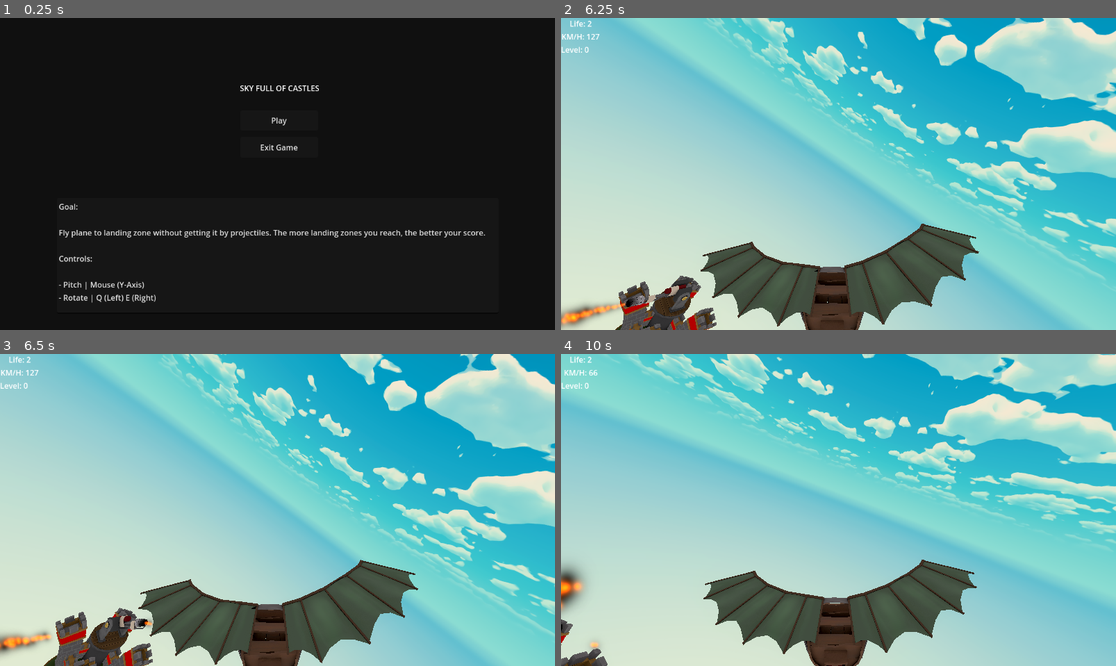
Above: before the commit, frames 1-4 (two rows, left to right).
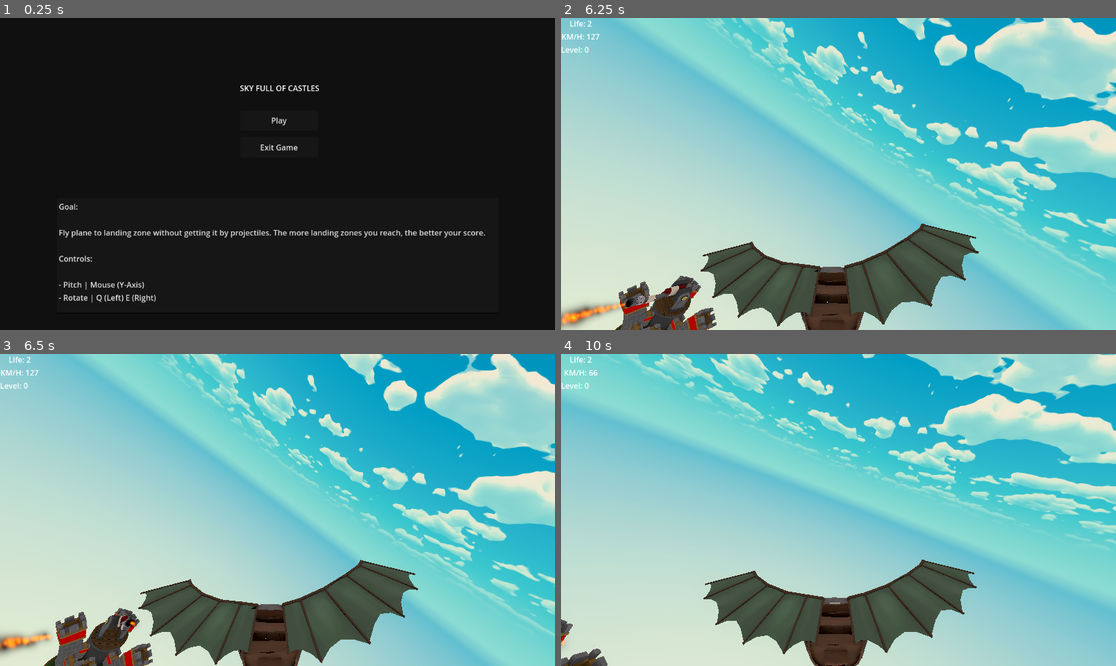
Above: after the commit, the same moments.

Repository: SimDubz/godot_gamejam_01
Game: Godot game, scene res://scenes/main_menu.tscn
The game is run twice, just before and just after one commit, with the same random seed, the same clock (stepped at 60 frames per second) and the same inputs.
Inputs (mouse positions are in pixels of both pictures, inside the frame that each line leads up to):
- Up to frame 1 (0.25 s): no input
- Up to frame 2 (6.25 s): click "Play" at 0.5 s; tap Enter (ui_accept) at 1.25, 1.52, 2.27, 3.77, 4.52, 5.27 s; move the mouse to (866, 174) at 1.27 s; hold E (rotate_right) 1.28-2.03 s; move the mouse to (810, 174) at 2.02 s; hold Q (rotate_left) 2.03-2.78 s; move the mouse to (849, 167) at 2.77 s; hold E (rotate_right) 2.78-4.28 s; move the mouse to (832, 180) at 3.52 s; move the mouse to (877, 177) at 4.27 s; hold Q (rotate_left) from 4.28 s (still down); move the mouse to (794, 170) at 5.02 s; move the mouse to (844, 174) at 5.77 s
- Up to frame 3 (6.5 s): keep holding Q (rotate_left)
- Up to frame 4 (10 s): move the mouse to (816, 503) at 6.52 s; release Q (rotate_left) at 6.53 s; hold E (rotate_right) 6.53-8.78 s; tap Enter (ui_accept) at 6.77, 7.52, 8.27, 9.77 s; move the mouse to (866, 510) at 7.27 s; move the mouse to (810, 510) at 8.02 s; move the mouse to (849, 503) at 8.77 s; hold Q (rotate_left) from 8.78 s (still down); move the mouse to (832, 516) at 9.52 s

Frames 1-2 are identical in both runs. In frame 3, 0.3% of the frame differs, in the area x 16-28%, y 83-95%; in frame 4, 0.6%, in the area x 0-8%, y 67-95%.

Commit message:
accelerating projectiles

Diff:
--- a/scripts/castle_base.gd
+++ b/scripts/castle_base.gd
@@ -53,7 +53,7 @@
 	if distance > aim_limit:
 		return
 	var player_velocity = player_body.velocity
-	var target_pos = get_future_player_position(player_body.global_transform.origin, player_velocity, 50)
+	var target_pos = get_future_player_position(player_body.global_transform.origin, player_velocity, 75.0)
 
 	aim_start.look_at(target_pos, Vector3.FORWARD)
 	pivot_weapon.global_rotation_degrees.x = aim_start.global_rotation_degrees.x *-1
--- a/scripts/projectile.gd
+++ b/scripts/projectile.gd
@@ -1,7 +1,7 @@
 extends Area3D
 @onready var anchor: Node3D = $Anchor
 @onready var collision_shape_3d: CollisionShape3D = $CollisionShape3D
-@export var speed = 50.0
+@export var speed = 75.0
 var projectil_canon_scene = preload("res://assets/Projectile_Cannonball.tscn")
 var projectil_arrow_scene = preload("res://assets/Projectile_Arrow.tscn")
 var direction = Vector3.FORWARD
